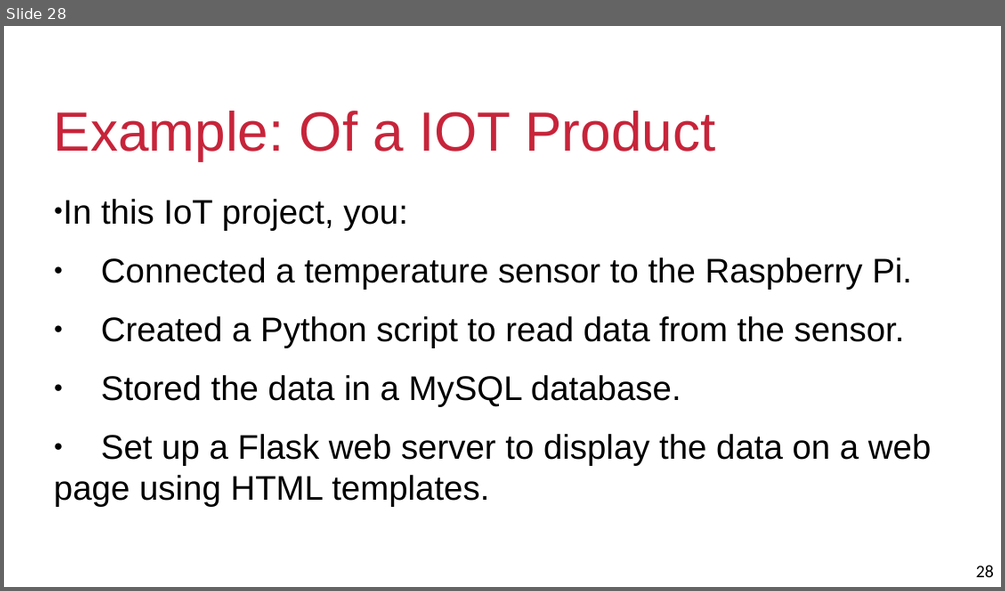
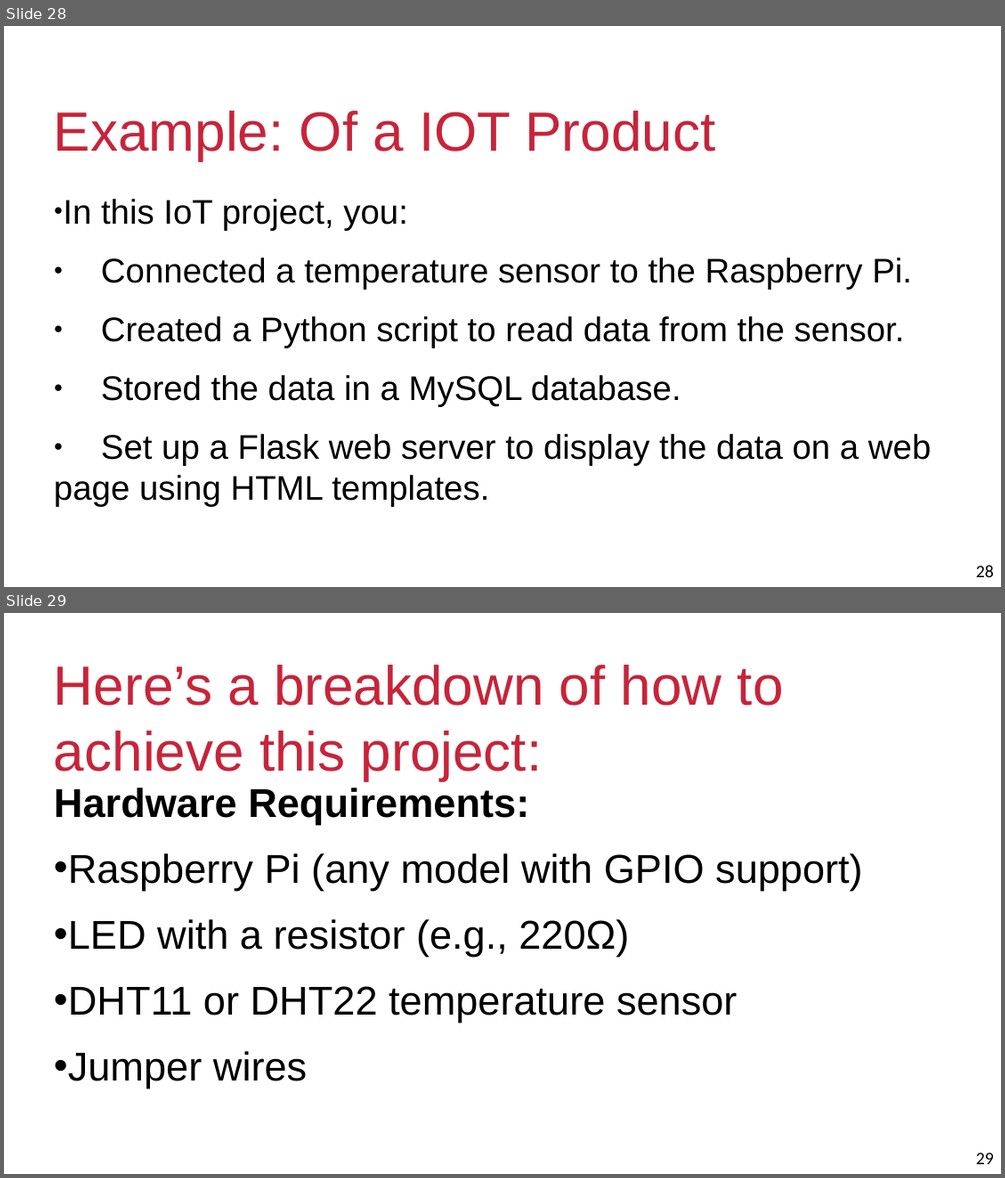
Before and after one commit to heikhama/IOT, a slide deck: iotimplementation.pptx. Shown one above the other, each under a label of ours: slide 28 before the commit, slides 28 and 29 after it. The pictures are 1005x591 and 1005x1178 pixels, drawn with LibreOffice and Linux fonts; fonts in the diff are those of the drawing; background and template pictures are left out. Boxes give left, top, right and bottom in pixels: in the first picture for what was removed or moved away, otherwise in the second. Text is boxed around its words. In the diff, an @@ line names an element or a change of style, - is before the commit and + after.

```diff
--- a/iotimplementation.pptx
+++ b/iotimplementation.pptx
@@ slide 29 added at bbox=[4, 613, 1001, 1174], background #FFFFFF; not listed: 1 template element that a slide beside it also shows @@
@@ title added at bbox=[54, 665, 784, 780], 44 pt, text #C7243A @@
+Here’s a breakdown of how to achieve this project:
@@ text added at bbox=[54, 787, 863, 1089], 32 pt, text #000000 @@
+Hardware Requirements:
+• Raspberry Pi (any model with GPIO support)
+• LED with a resistor (e.g., 220Ω)
+• DHT11 or DHT22 temperature sensor
+• Jumper wires
```
Also in this commit, not shown: 1 slide changed, 3 other slides added, 1 other file.
